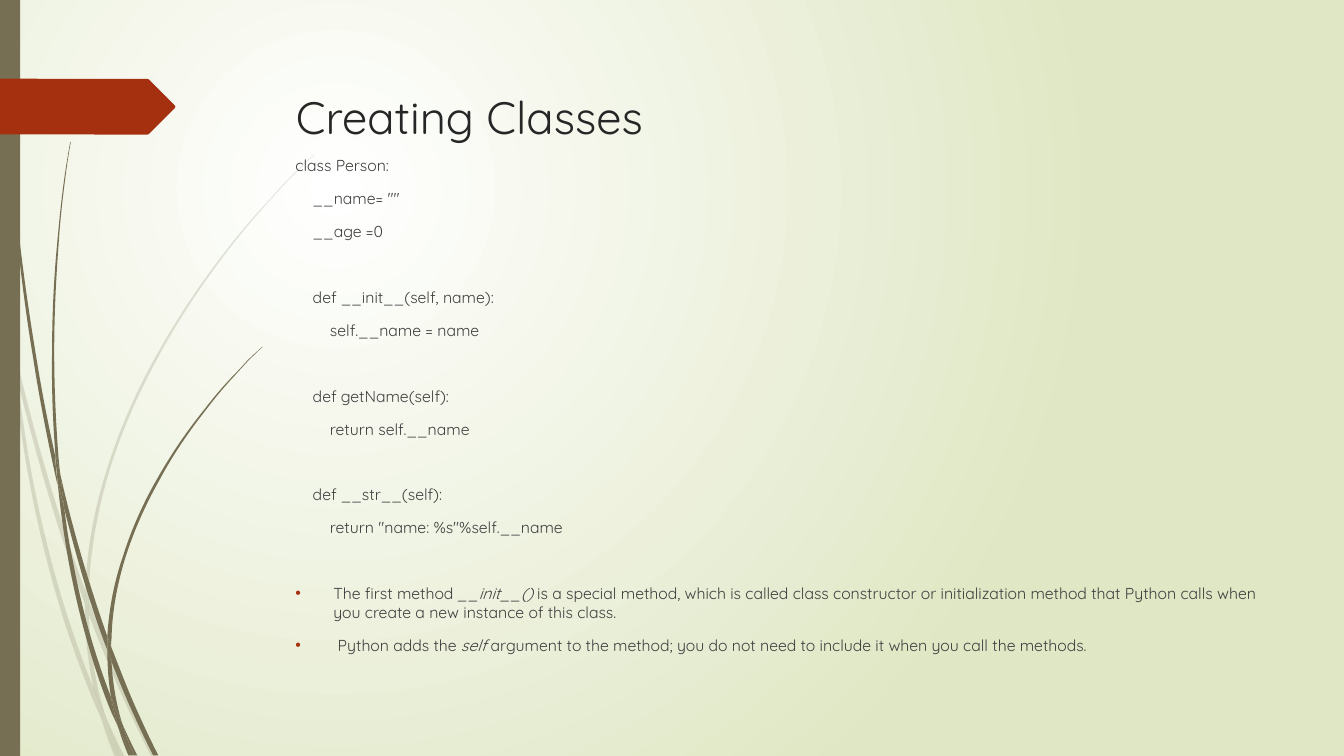
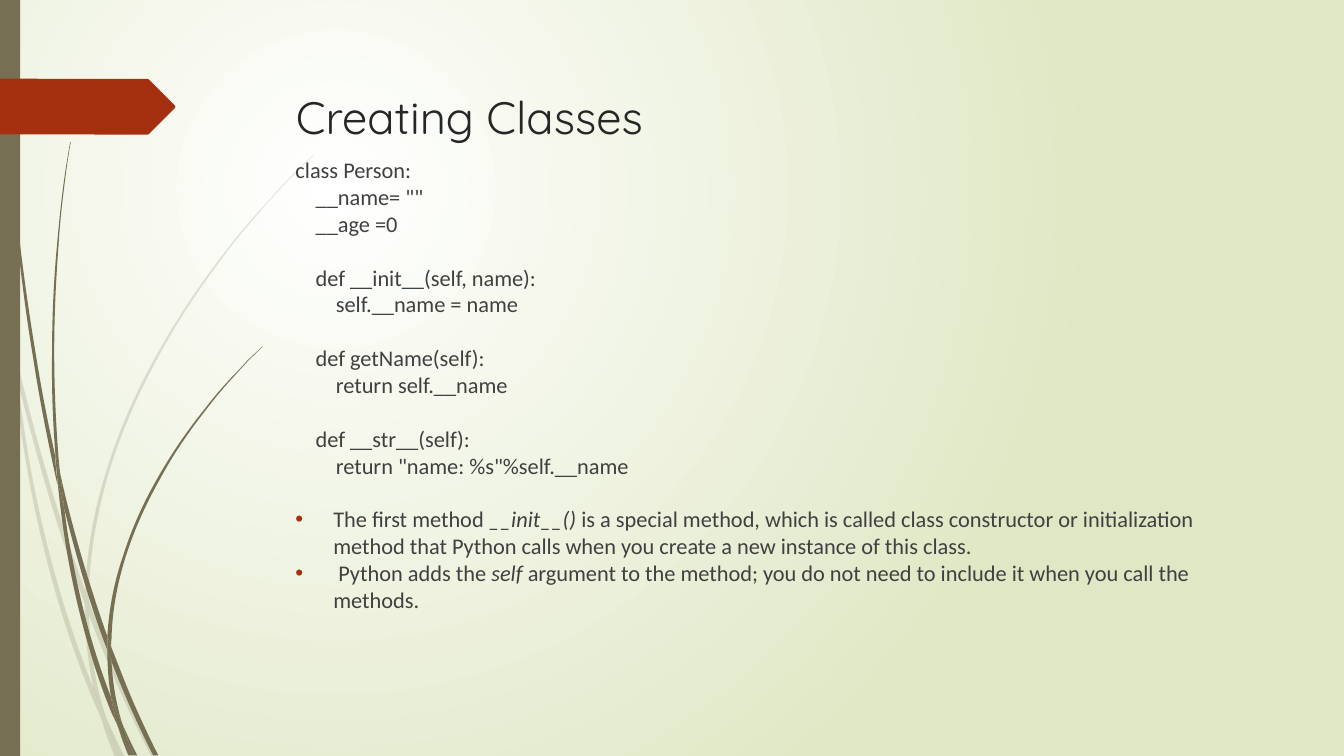
Before and after one commit to flyworker/python-automation-testing, a slide deck: slide 13 of document/course2-3.pptx. Drawn at 1344x756 pixels with LibreOffice and Linux fonts; fonts in the diff are those of the drawing. Boxes give left, top, right and bottom in pixels: in the first picture for what was removed or moved away, otherwise in the second. Text is boxed around its words. In the diff, an @@ line names an element or a change of style, - is before the commit and + after.

```diff
--- a/document/course2-3.pptx
+++ b/document/course2-3.pptx
@@ text "class Person:" at (295, 162, 1193, 608): size 11.2 to 16 pt, font Quicksand to Calibri; less space between paragraphs @@
```
Also in this commit, not shown: 1 other slide changed, 7 slides added, 11 other files.
